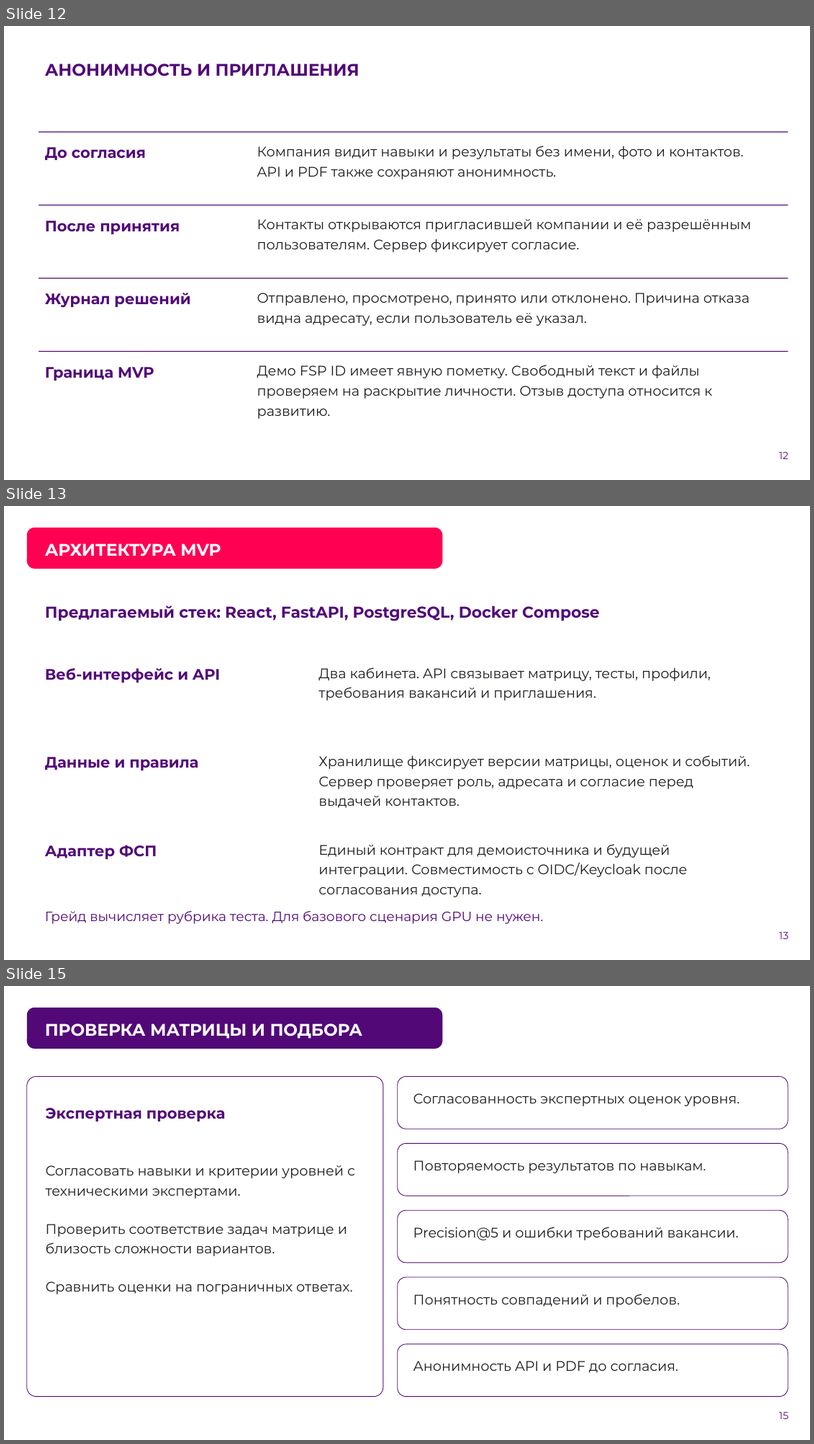
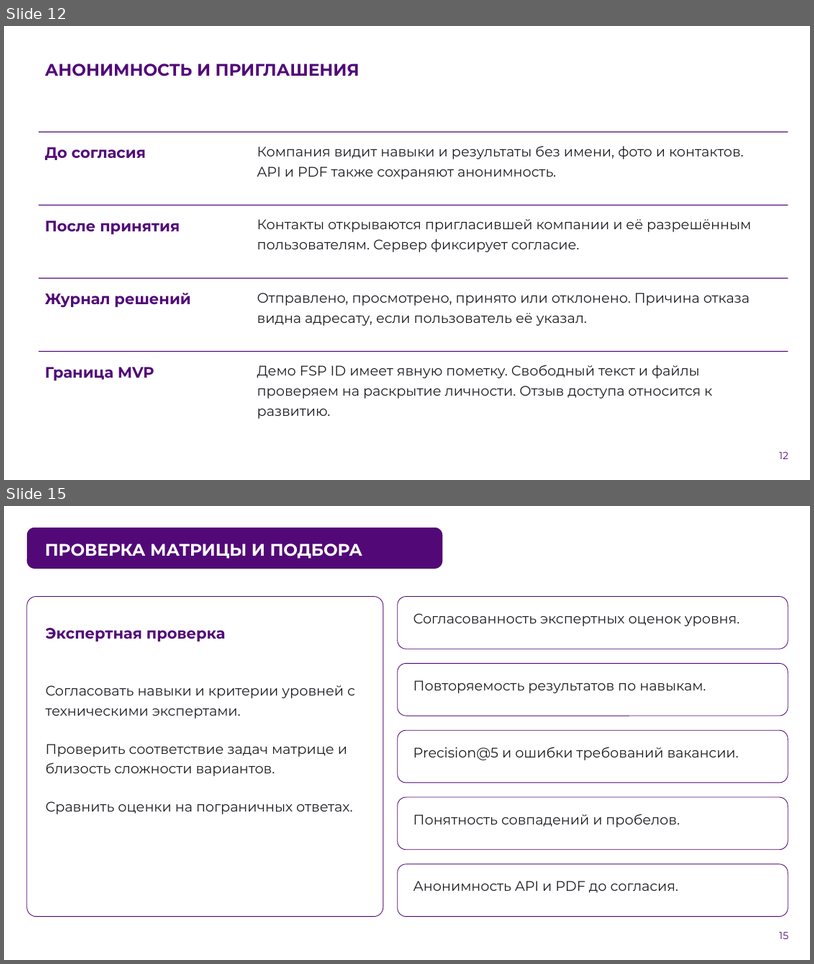
Before and after one commit to Headmast/FSP, a slide deck: doc/presentation/trudyazhki-fsp.pptx. Shown one above the other, each under a label of ours: slides 12, 13 and 15 before the commit, slides 12 and 15 after it; the slides between them are not shown. The pictures are 814x1444 and 814x964 pixels, drawn with LibreOffice and Linux fonts; fonts in the diff are those of the drawing; background and template pictures are left out. Boxes give left, top, right and bottom in pixels: in the first picture for what was removed or moved away, otherwise in the second. Text is boxed around its words. In the diff, an @@ line names an element or a change of style, - is before the commit and + after.

```diff
--- a/doc/presentation/trudyazhki-fsp.pptx
+++ b/doc/presentation/trudyazhki-fsp.pptx
@@ slide 13 removed at (4,506,810,960), background picture (left out) @@
@@ rounded rectangle removed at (27,527,443,569) @@
@@ text removed at (45,543,221,556) @@
-АРХИТЕКТУРА MVP
@@ text removed at (45,605,600,621) @@
-Предлагаемый стек: React, FastAPI, PostgreSQL, Docker Compose
@@ text removed at (45,668,220,682) @@
-Веб-интерфейс и API
@@ text removed at (319,667,711,700) @@
-Два кабинета. API связывает матрицу, тесты, профили, требования вакансий и приглашения.
@@ text removed at (45,757,198,770) @@
-Данные и правила
@@ text removed at (319,755,750,808) @@
-Хранилище фиксирует версии матрицы, оценок и событий. Сервер проверяет роль, адресата и согласие перед выдачей контактов.
@@ text removed at (45,844,157,859) @@
-Адаптер ФСП
@@ text removed at (319,844,688,897) @@
-Единый контракт для демоисточника и будущей интеграции. Совместимость с OIDC/Keycloak после согласования доступа.
@@ text removed at (45,911,543,924) @@
-Грейд вычисляет рубрика теста. Для базового сценария GPU не нужен.
@@ text removed at (779,932,789,939) @@
-13
```
Also in this commit, not shown: 6 slides changed, 2 slides added, 1 other slide removed, 7 other files.
